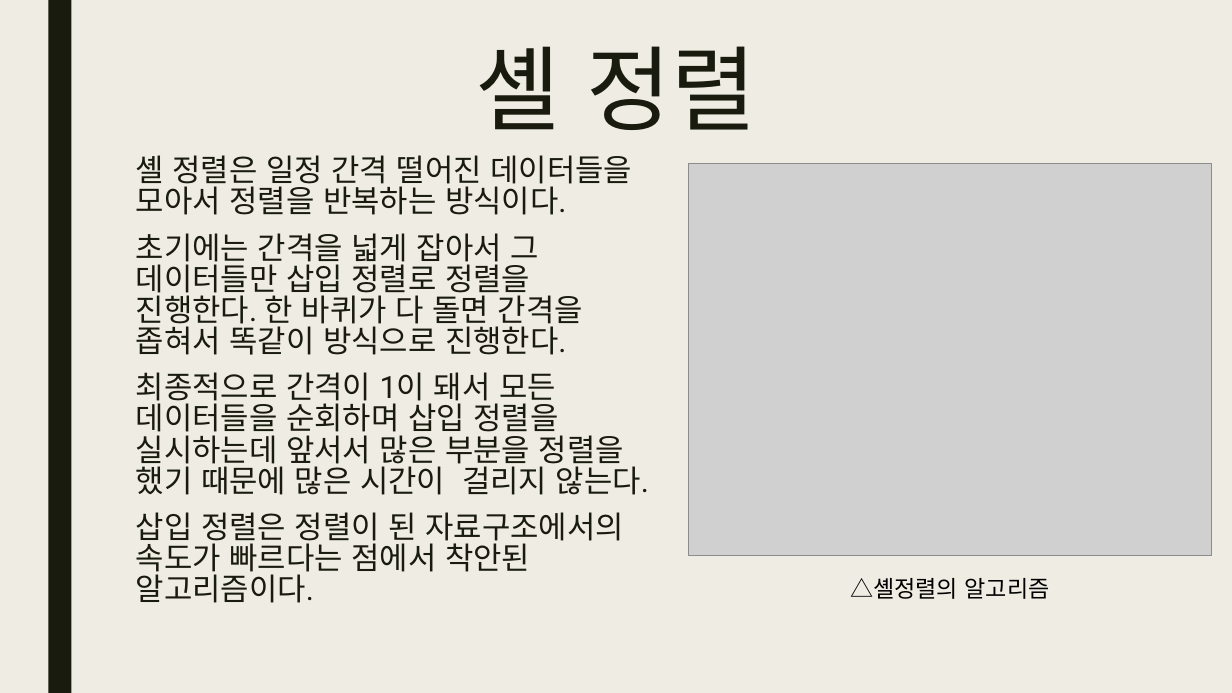
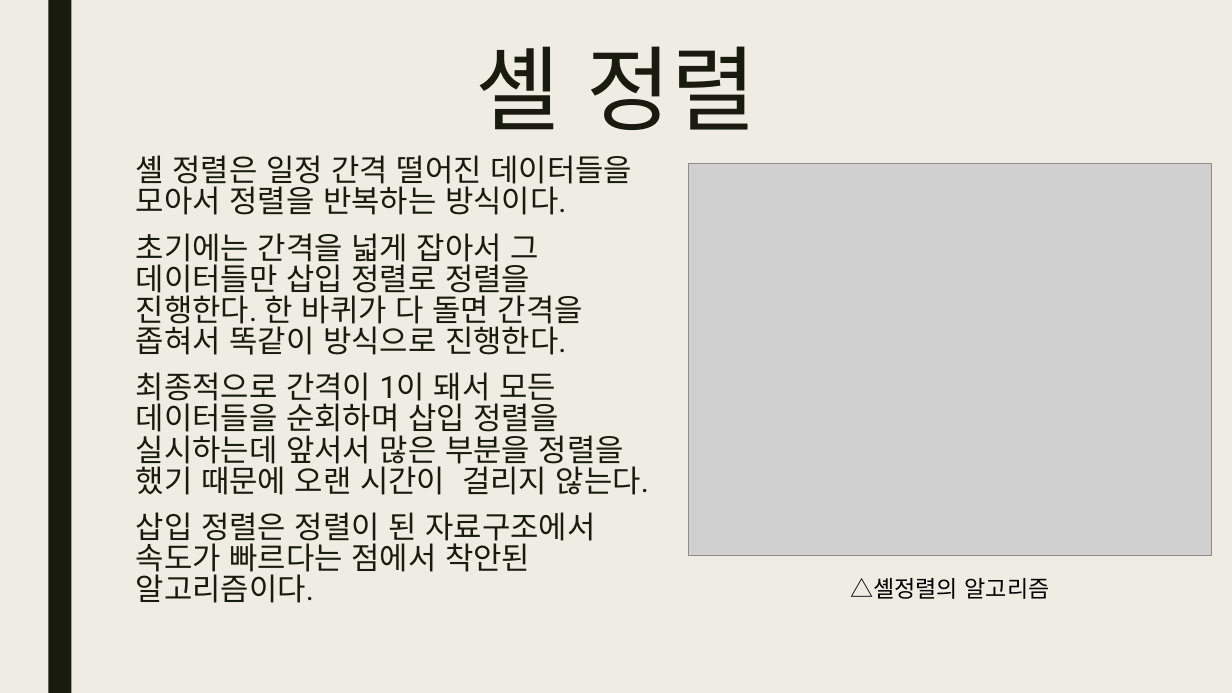
Before and after one commit to tonnac/Study_0, a slide deck: slide 19 of DataStructure.pptx. Drawn at 1232x693 pixels with LibreOffice and Linux fonts; fonts in the diff are those of the drawing; grey boxes stand for pictures. Boxes give left, top, right and bottom in pixels: in the first picture for what was removed or moved away, otherwise in the second. Text is boxed around its words. In the diff, an @@ line names an element or a change of style, - is before the commit and + after.

Commit message:
dd

```diff
--- a/DataStructure.pptx
+++ b/DataStructure.pptx
@@ text at [136, 372, 649, 603]: text changed @@
-최종적으로 간격이 1이 돼서 모든 데이터들을 순회하며 삽입 정렬을 실시하는데 앞서서 많은 부분을 정렬을 했기 때문에 많은 시간이 걸리지 않는다.
-삽입 정렬은 정렬이 된 자료구조에서의 속도가 빠르다는 점에서 착안된 알고리즘이다.
+최종적으로 간격이 1이 돼서 모든 데이터들을 순회하며 삽입 정렬을 실시하는데 앞서서 많은 부분을 정렬을 했기 때문에 오랜 시간이 걸리지 않는다.
+삽입 정렬은 정렬이 된 자료구조에서 속도가 빠르다는 점에서 착안된 알고리즘이다.
```
